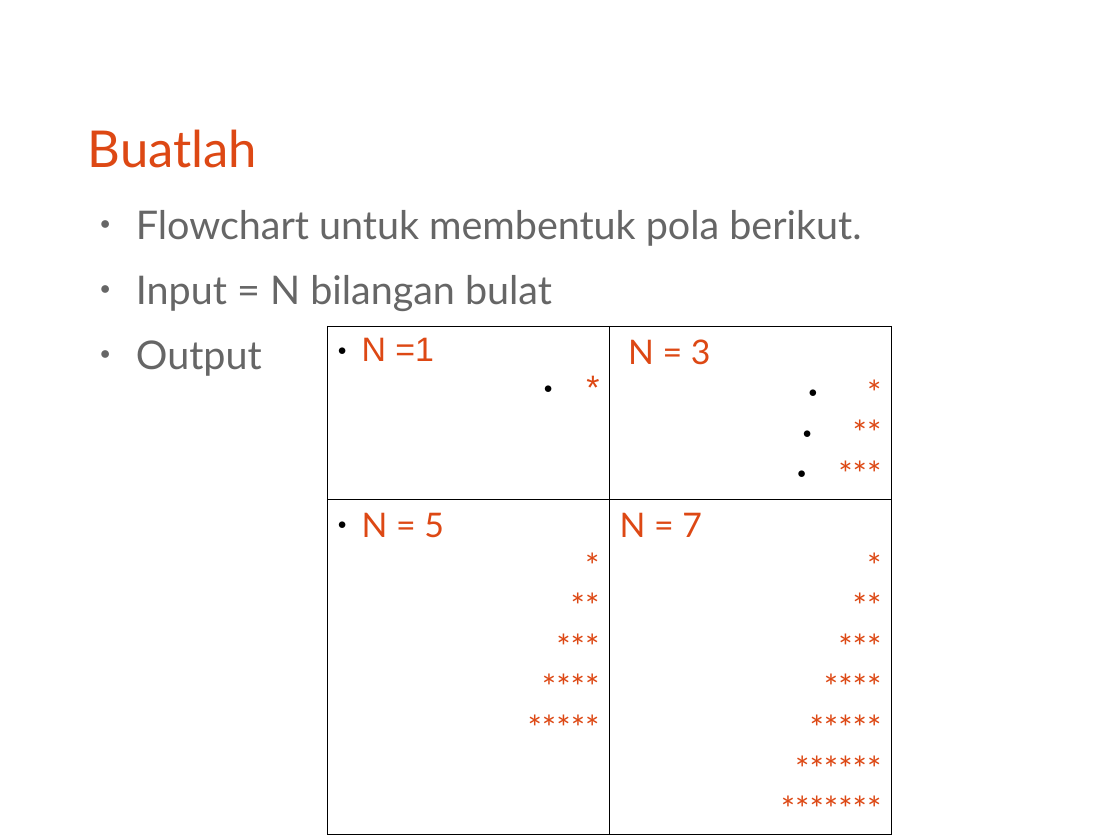
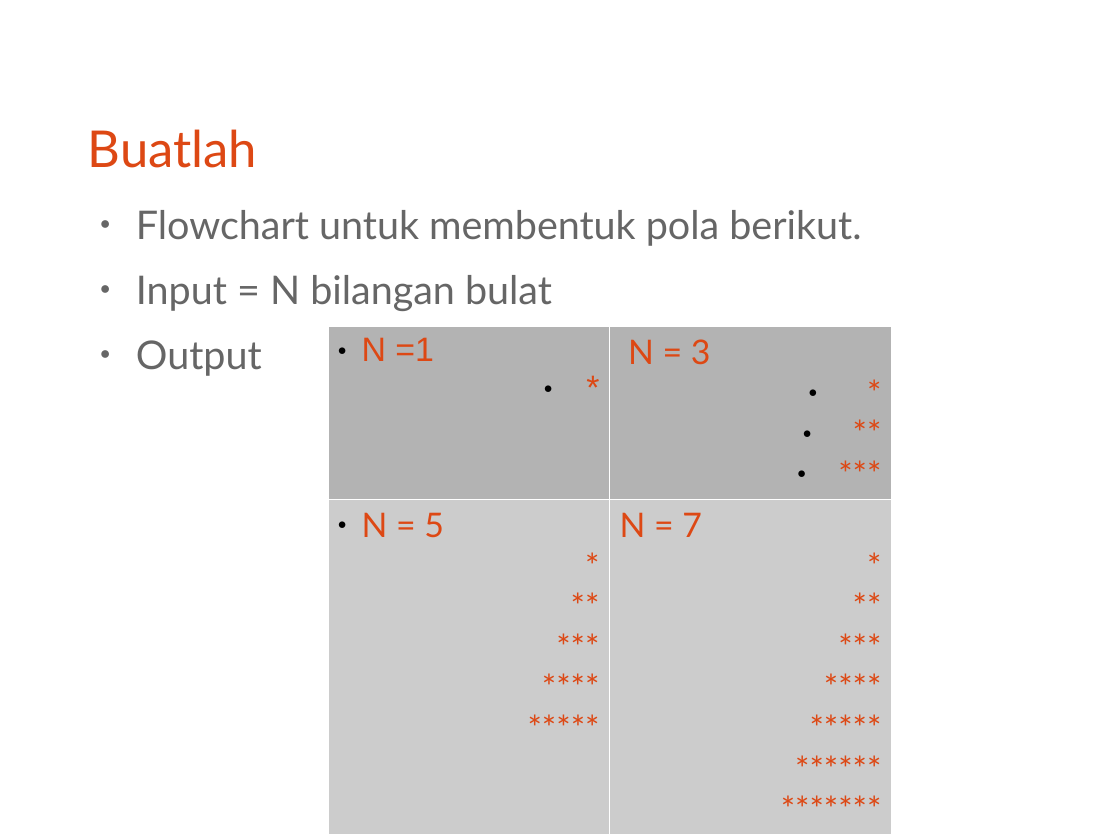
Before and after one commit to bagustris/prokom-tf, a slide deck: slide 26 of prokom1.odp. Drawn at 1120x840 pixels with LibreOffice and Linux fonts; fonts in the diff are those of the drawing. Boxes give left, top, right and bottom in pixels: in the first picture for what was removed or moved away, otherwise in the second. Text is boxed around its words. In the diff, an @@ line names an element or a change of style, - is before the commit and + after.

```diff
--- a/prokom1.odp
+++ b/prokom1.odp
@@ table at box(327, 326, 892, 805) @@
@@ fill none to #B3B3B3 in row 1 @@
@@ fill none to #CCCCCC in row 2 @@
@@ borders changed @@
```
Also in this commit, not shown: 3 other slides changed.
